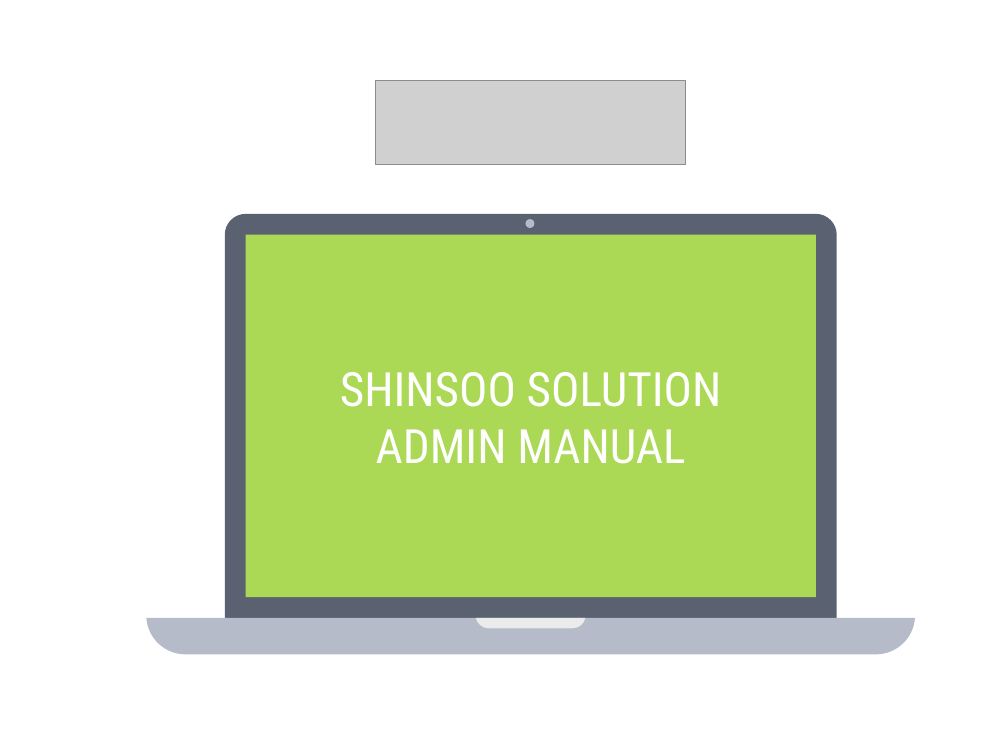
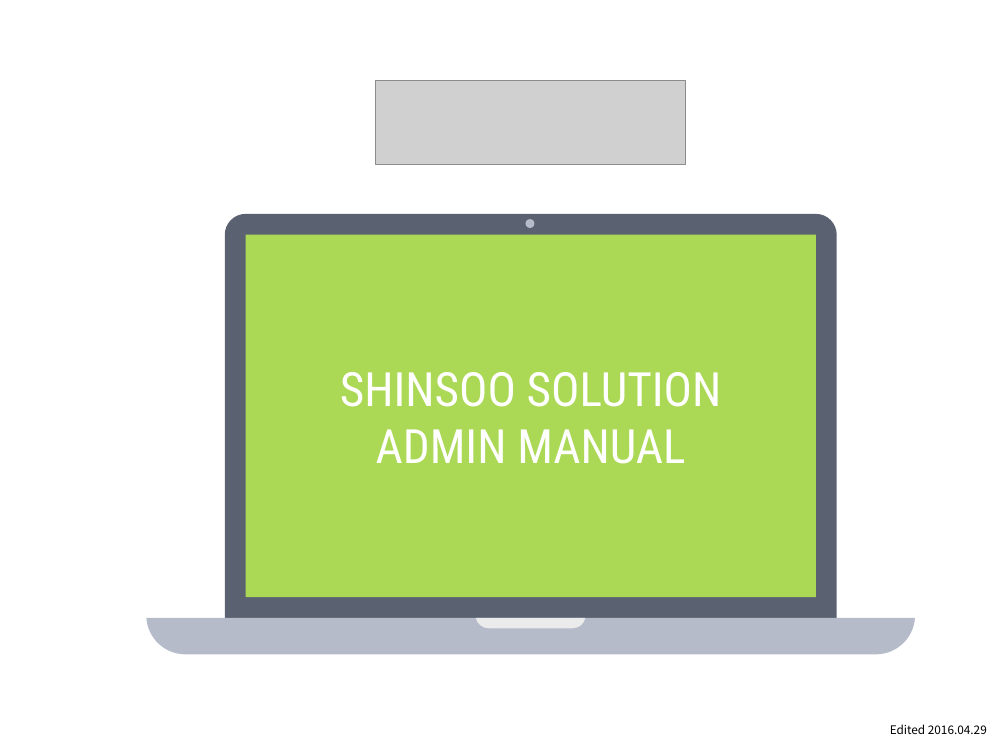
Before and after one commit to ethanjoh/SOHO-market, a slide deck: slide 1 of manual.pptx. Drawn at 1008x756 pixels with LibreOffice and Linux fonts; fonts in the diff are those of the drawing; grey boxes stand for pictures. Boxes give left, top, right and bottom in pixels: in the first picture for what was removed or moved away, otherwise in the second. Text is boxed around its words. In the diff, an @@ line names an element or a change of style, - is before the commit and + after.

```diff
--- a/manual.pptx
+++ b/manual.pptx
@@ text added at box(890, 724, 987, 734), 12 pt, text #000000 @@
+Edited 2016.04.29
```
Also in this commit, not shown: 5 other slides changed, 3 slides added, 1 other file.
